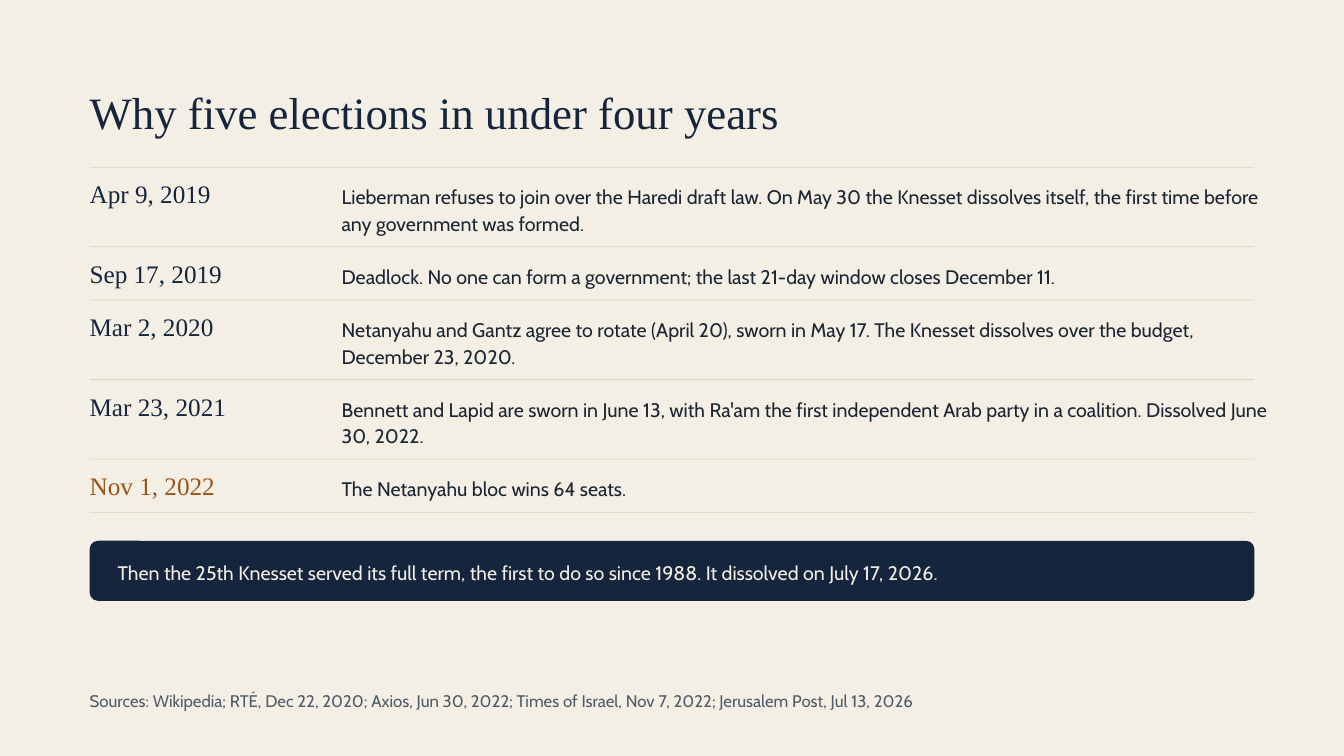
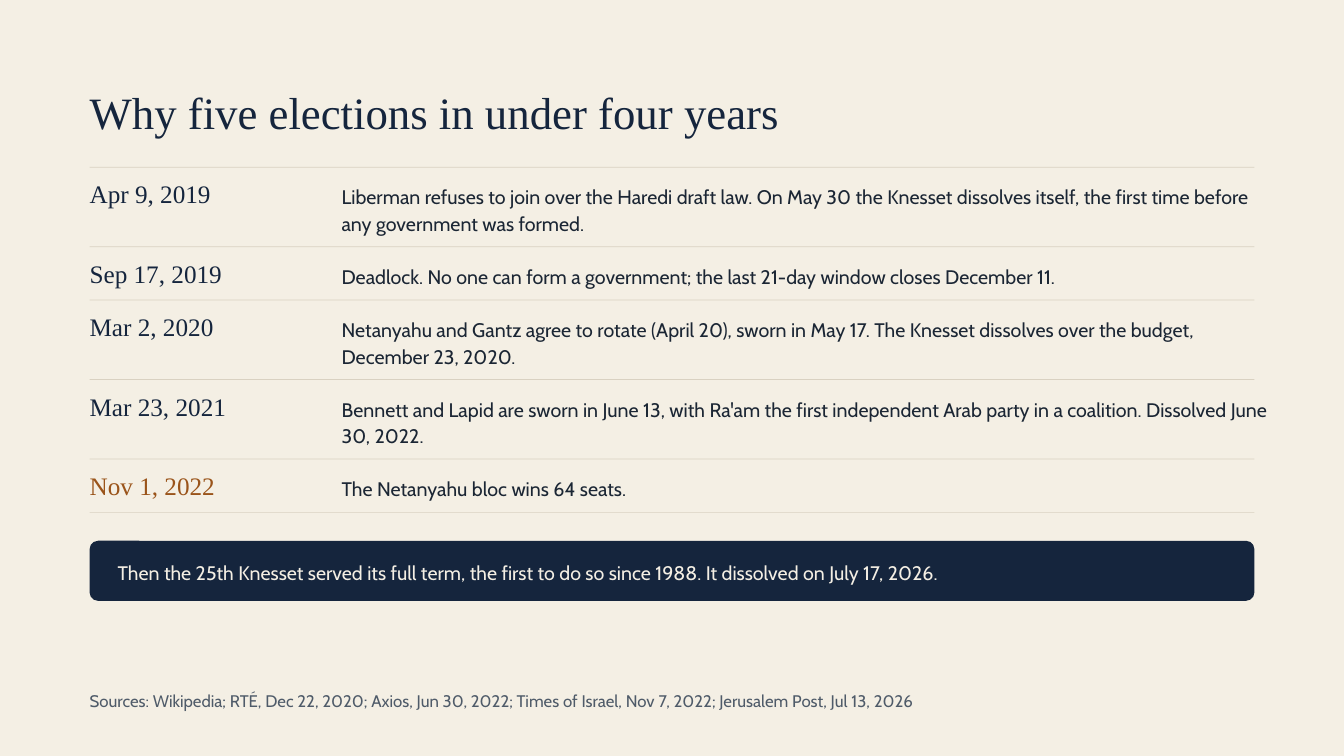
Before and after one commit to RavBogard/israelielection, a slide deck: slide 11 of public/teach/session-1-deck.pptx. Drawn at 1344x756 pixels with LibreOffice and Linux fonts; fonts in the diff are those of the drawing. Boxes give left, top, right and bottom in pixels: in the first picture for what was removed or moved away, otherwise in the second. Text is boxed around its words. In the diff, an @@ line names an element or a change of style, - is before the commit and + after.

```diff
--- a/public/teach/session-1-deck.pptx
+++ b/public/teach/session-1-deck.pptx
@@ text at box(342, 189, 1248, 236): text changed @@
-Lieberman refuses to join over the Haredi draft law. On May 30 the Knesset dissolves itself, the first time before any government was formed.
+Liberman refuses to join over the Haredi draft law. On May 30 the Knesset dissolves itself, the first time before any government was formed.
```
Also in this commit, not shown: 10 other slides changed, 3 other files.
